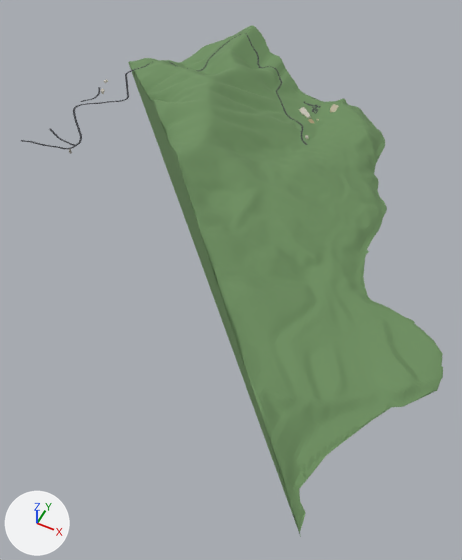
The glTF model public/tiles/tile_10_0.glb: old version first, new version second.
Before and after are seen from a 50 mm lens placed at (2150.0, 7020.0, 1238.0), pointed at (1615.0, 8091.0, -101.0). The lights are fixed; the arrows at lower left show +X, +Y and +Z. The picture after the commit comes second. Where no turn or scale is listed for an object, it has been applied to the vertices.

The first picture shows 'grn_10_0', 'road_10_0' and 1 more.
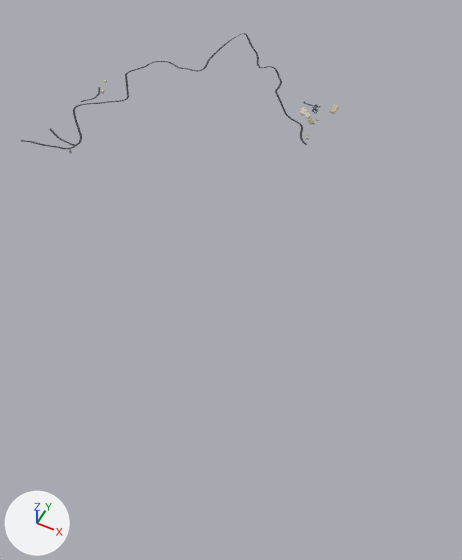
Boxes (x1, y1, x2, y2) around the edits, measured in the pictures (462 x 560 px):
'grn_10_0', deleted (green): before (128, 25, 443, 537)

What changed in the scene script:
```text
Remove ob_grn_10_0:
    ob_grn_10_0 = bpy.data.objects.new('grn_10_0', me_grn_10_0)
    ob_grn_10_0.location = (1528.0, 8285.0, 91.0)
```
